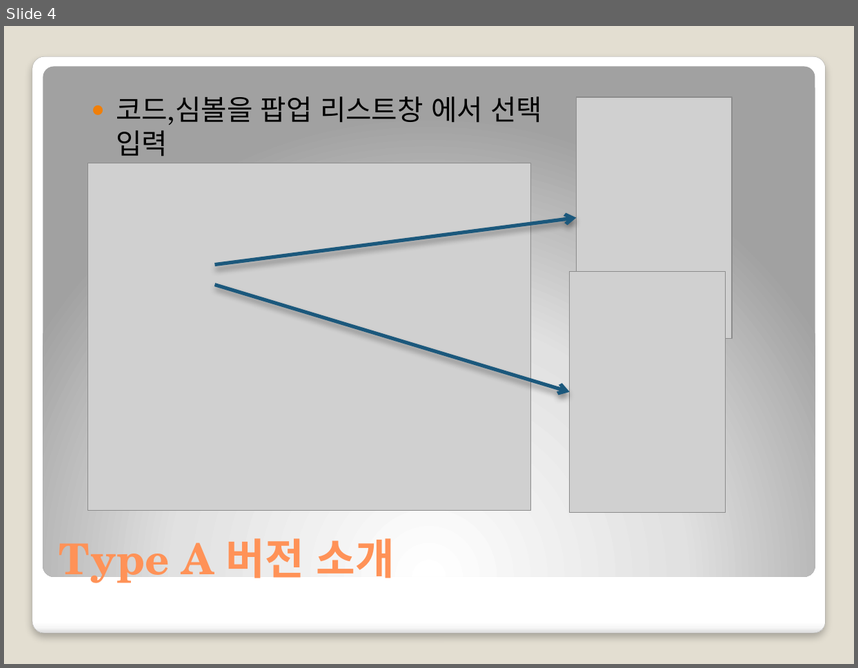
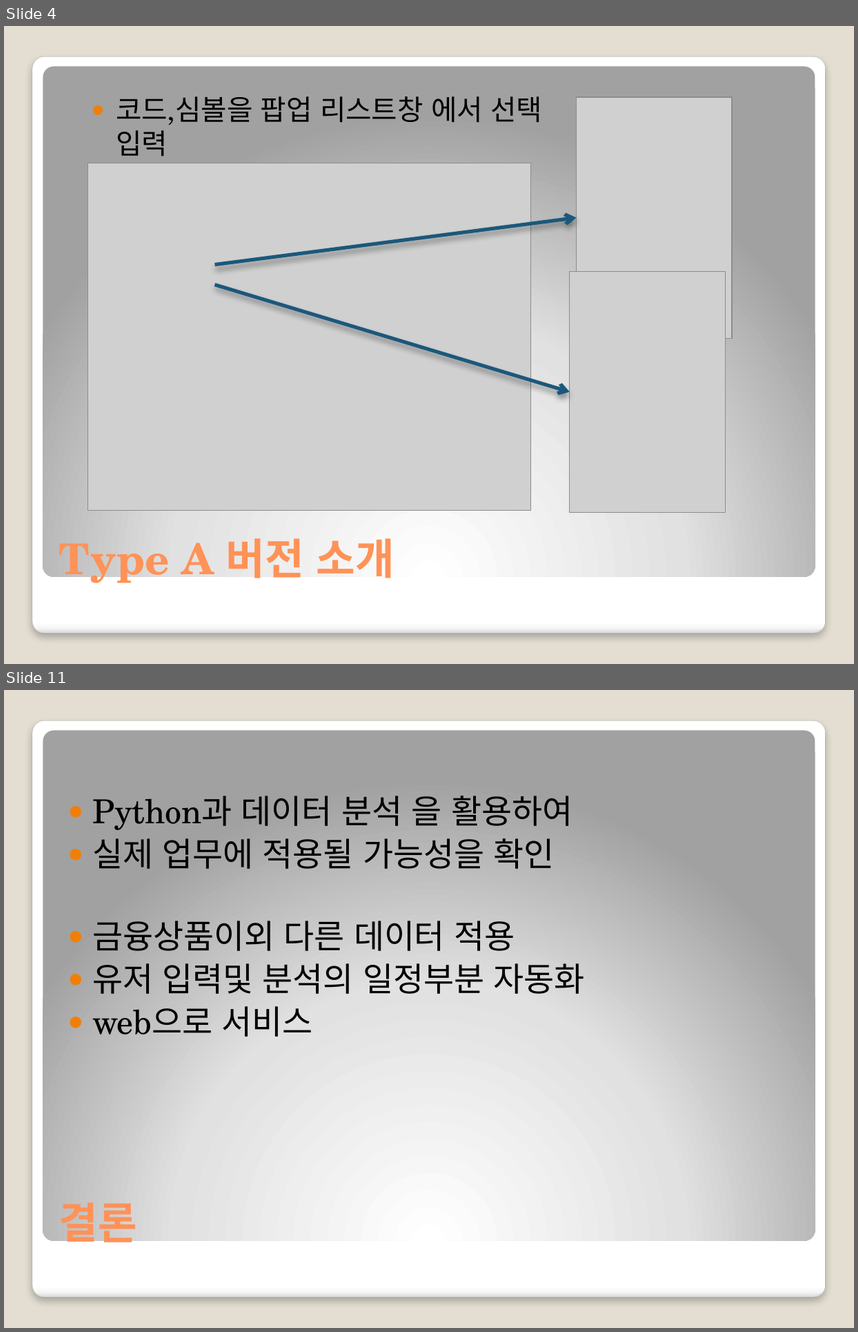
Before and after one commit to nbvc1003/stockAnalyst, a slide deck: 중간프로젝트2차_금융상품 분석툴20191224.pptx. Shown one above the other, each under a label of ours: slide 4 before the commit, slides 4 and 11 after it; the slides between them are not shown. The pictures are 858x668 and 858x1332 pixels, drawn with LibreOffice and Linux fonts; fonts in the diff are those of the drawing; grey boxes stand for pictures. Boxes give left, top, right and bottom in pixels: in the first picture for what was removed or moved away, otherwise in the second. Text is boxed around its words. In the diff, an @@ line names an element or a change of style, - is before the commit and + after.

```diff
--- a/중간프로젝트2차_금융상품 분석툴20191224.pptx
+++ b/중간프로젝트2차_금융상품 분석툴20191224.pptx
@@ slide 11 added at (x1=4, y1=690, x2=854, y2=1328), background #E3DED1; not listed: 2 template elements that a slide beside it also shows @@
@@ text added at (x1=92, y1=796, x2=585, y2=1036), 28 pt, text #000000 @@
+● Python과 데이터 분석 을 활용하여
+● 실제 업무에 적용될 가능성을 확인
+● 금융상품이외 다른 데이터 적용
+● 유저 입력및 분석의 일정부분 자동화
+● web으로 서비스
@@ title added at (x1=59, y1=1202, x2=137, y2=1249), 36 pt, text #FF9258, bold @@
+결론
```
Also in this commit, not shown: 3 slides changed, 3 other slides added, 2 other files.
